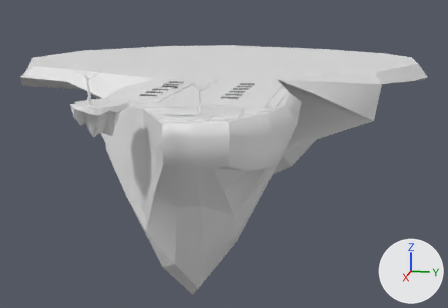
A saved change to the Blender file FieldEditor/Field.blend.
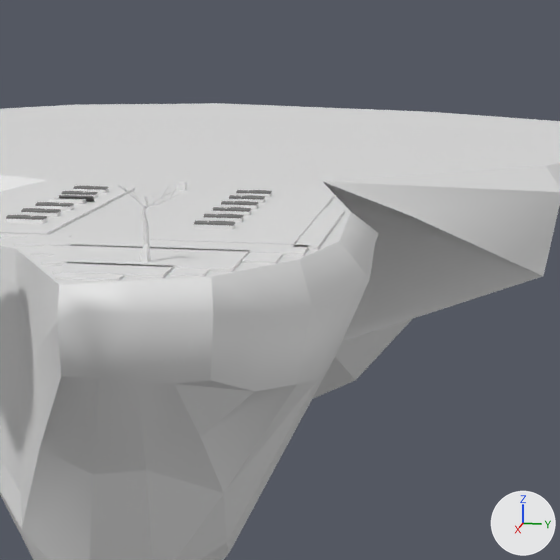
There are two pictures of each version: one whole from a 50 mm camera at (566.0, 147.0, 90.0) aimed at (-304.0, -27.0, -127.0), one close up on the part from 30% to 85% of the width and 0% to 80% of the height. Lighting does not change. The marker at lower right points along +X, +Y and +Z.

Objects in the first close-up: '浮島1', '立方体.001', '立方体.002', '立方体.003', '立方体.004', '立方体.006', '立方体.007'.
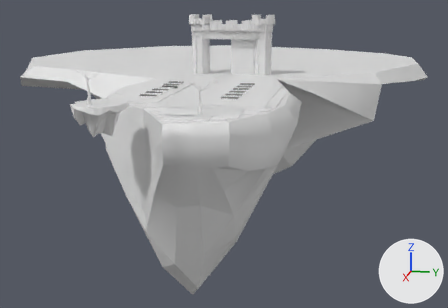
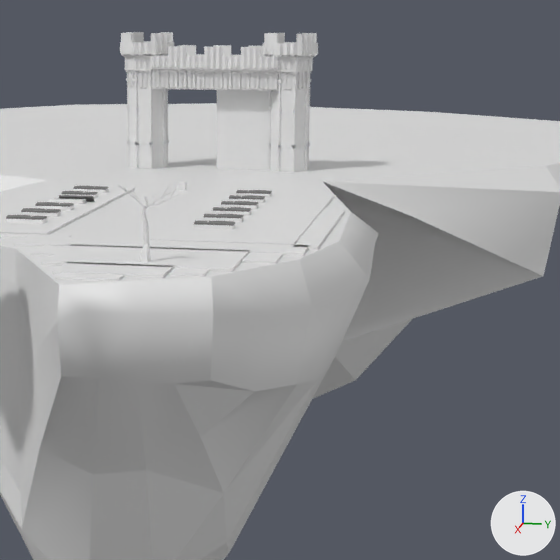
What differs and where, as boxes [x1, y1, x2, y2] in the close-ups (560 x 560 px):
'立方体.013', added
    after: [120, 32, 318, 172]

What changed in the scene script:
```text
Add me_立方体_002:
    me_立方体_002.from_pydata(...)  # 5094 vertices, 4228 faces; spans x -2.9..2.9, y -10.9..10.9, z -0.1..16.0
Add ob_立方体_013:
    ob_立方体_013 = bpy.data.objects.new('立方体.013', me_立方体_002)
    ob_立方体_013.location = (-220.0, 0.0, -6.0)
    ob_立方体_013.scale = (5.0, 5.0, 5.0)
```
